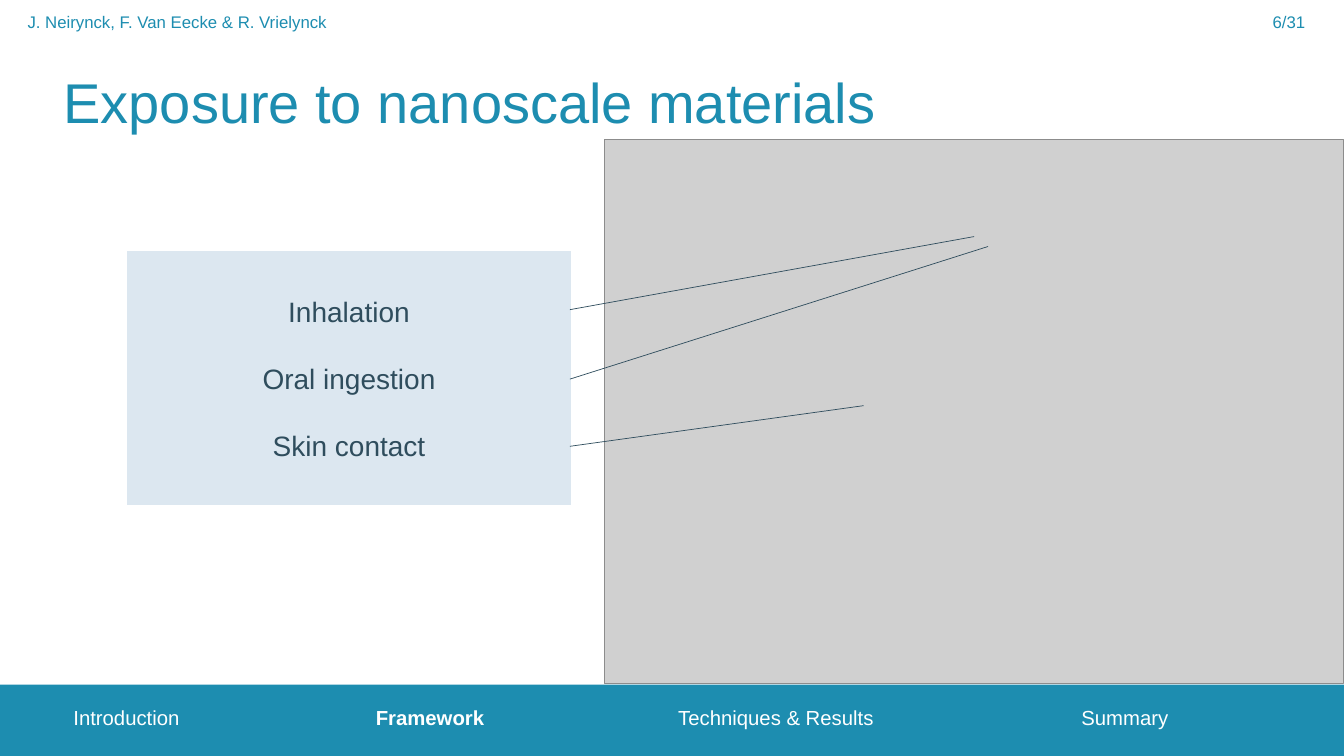
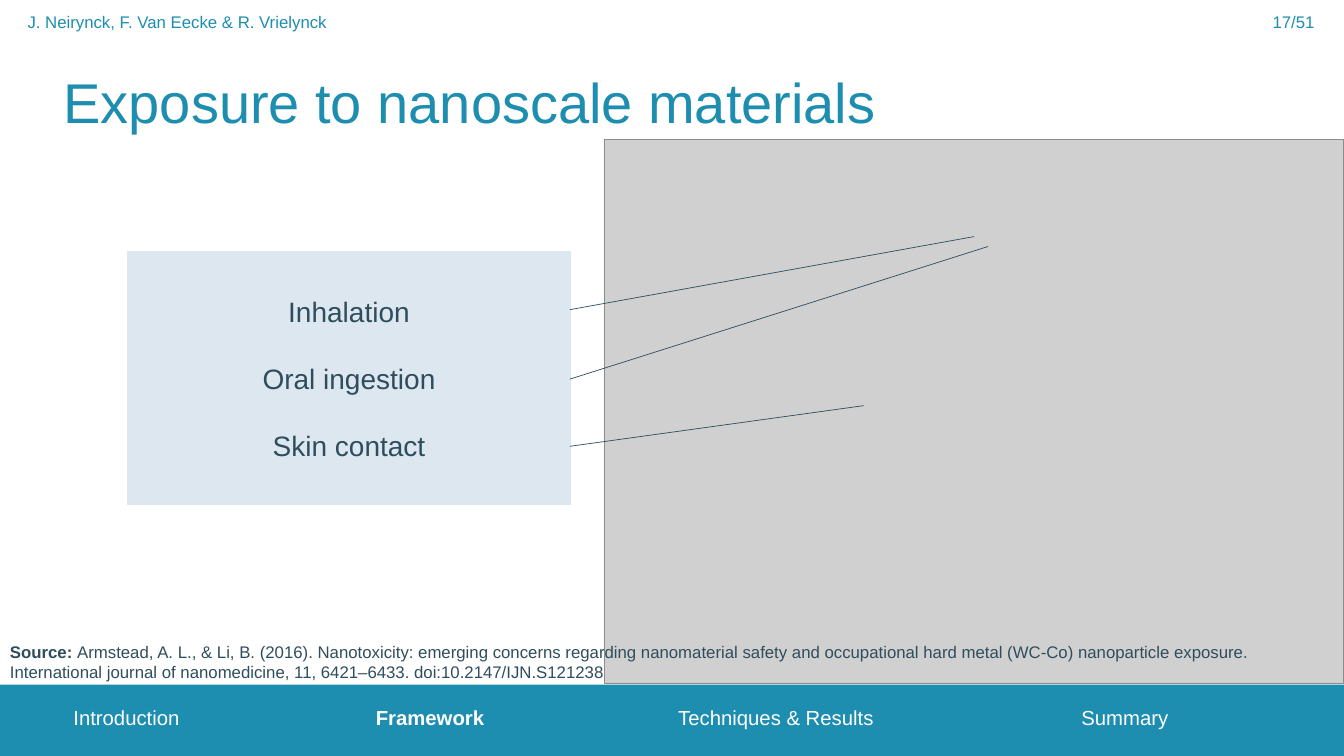
Before and after one commit to FrederikVanEecke/PresentationClusters, a slide deck: slide 17 of NanoparticleToxicity.pptx (slide 6 before the commit). Drawn at 1344x756 pixels with LibreOffice and Linux fonts; fonts in the diff are those of the drawing; grey boxes stand for pictures; background and template pictures are left out. Boxes give left, top, right and bottom in pixels: in the first picture for what was removed or moved away, otherwise in the second. Text is boxed around its words. In the diff, an @@ line names an element or a change of style, - is before the commit and + after.

```diff
--- a/NanoparticleToxicity.pptx
+++ b/NanoparticleToxicity.pptx
@@ page number at [1273, 16, 1315, 28]: text changed @@
-6/31
+17/51
@@ text added at [10, 644, 1248, 682], 12 pt, text #2F4D5D @@
+Source: Armstead, A. L., & Li, B. (2016). Nanotoxicity: emerging concerns regarding nanomaterial safety and occupational hard metal (WC-Co) nanoparticle exposure. International journal of nanomedicine, 11, 6421–6433. doi:10.2147/IJN.S121238
```
Also in this commit, not shown: 21 other slides changed, 28 slides added, 2 slides removed.
